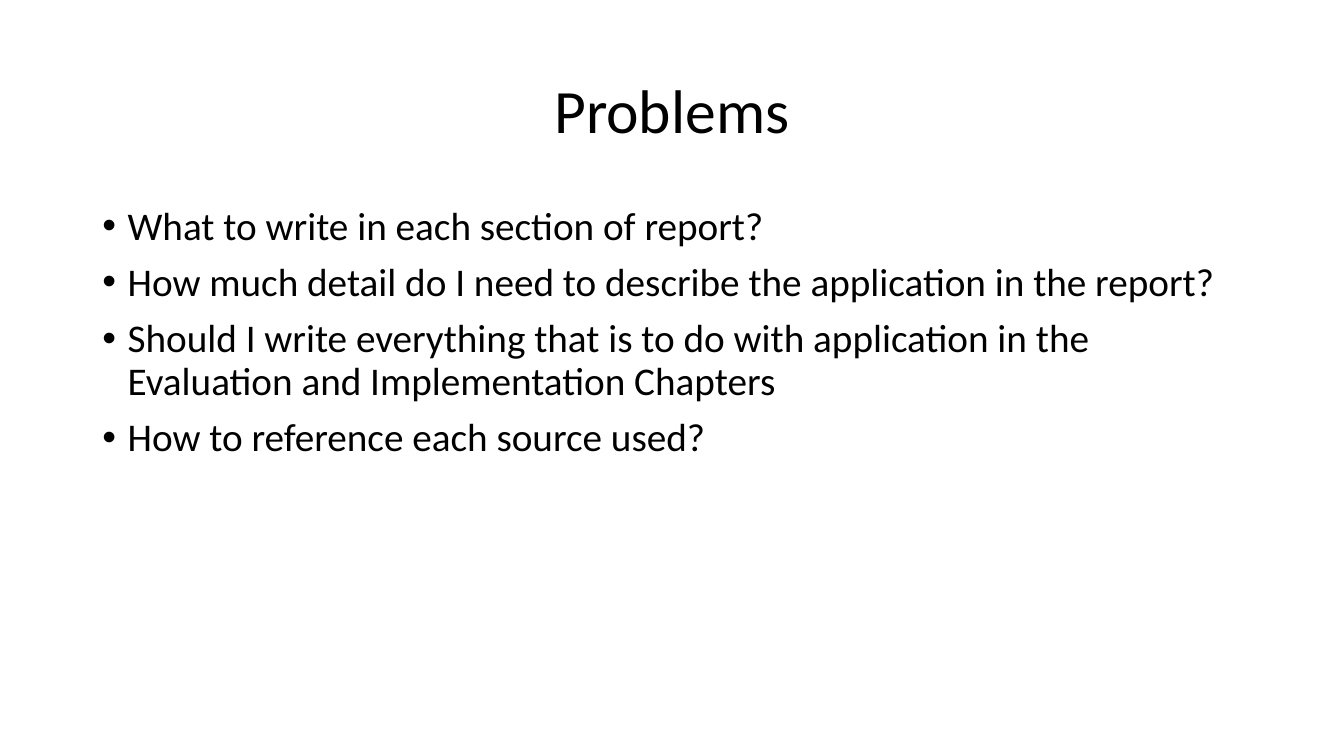
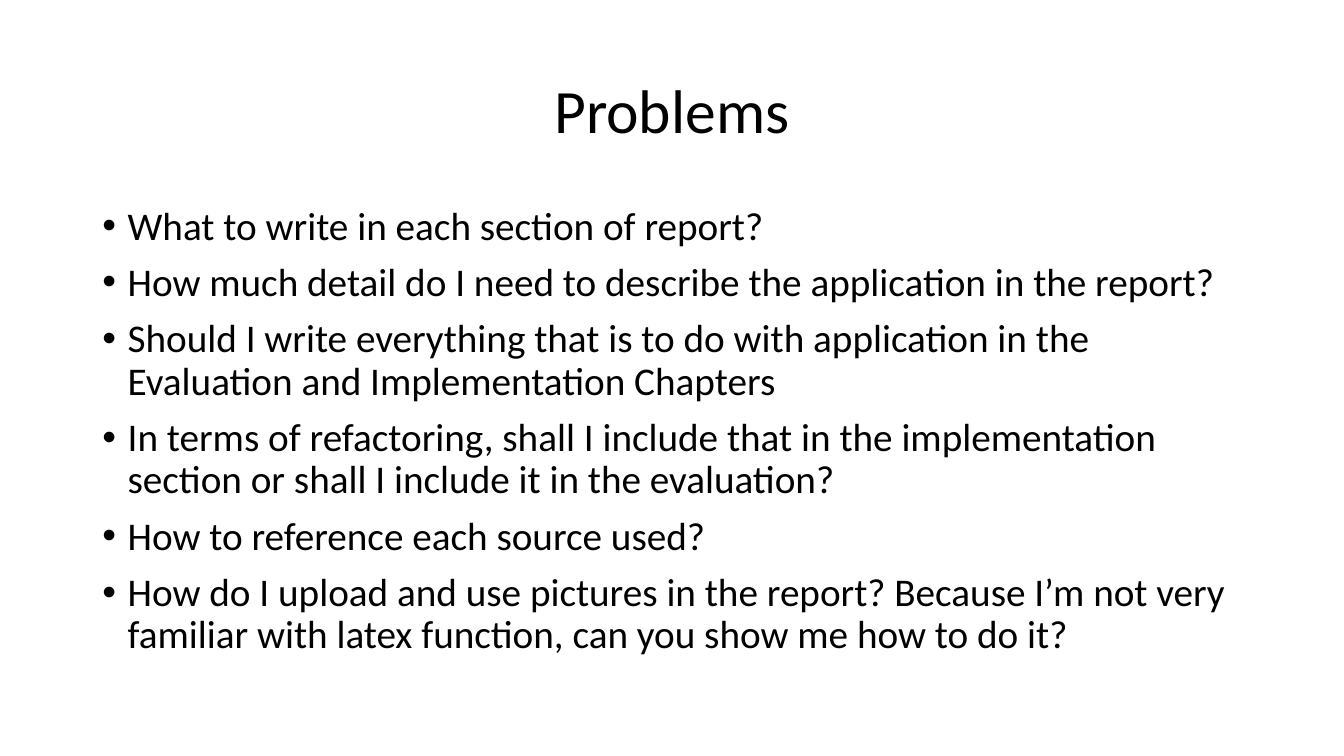
Before and after one commit to zhaozhangkcl/Individual-Project, a slide deck: slide 2 of Individual Projects/Fourth Progress Meeting/Fourth Progress Meeting.pptx. Drawn at 1344x756 pixels with LibreOffice and Linux fonts; fonts in the diff are those of the drawing. Boxes give left, top, right and bottom in pixels: in the first picture for what was removed or moved away, otherwise in the second. Text is boxed around its words. In the diff, an @@ line names an element or a change of style, - is before the commit and + after.

Commit message:
Fixed Some Problem

```diff
--- a/Individual Projects/Fourth Progress Meeting/Fourth Progress Meeting.pptx
+++ b/Individual Projects/Fourth Progress Meeting/Fourth Progress Meeting.pptx
@@ text at [128, 423, 1156, 494]: paragraph added @@
+• In terms of refactoring, shall I include that in the implementation section or shall I include it in the evaluation?
@@ text at [128, 578, 1224, 655]: paragraph added @@
+• How do I upload and use pictures in the report? Because I’m not very familiar with latex function, can you show me how to do it?
```
Also in this commit, not shown: 2 other slides changed, 33 other files.
